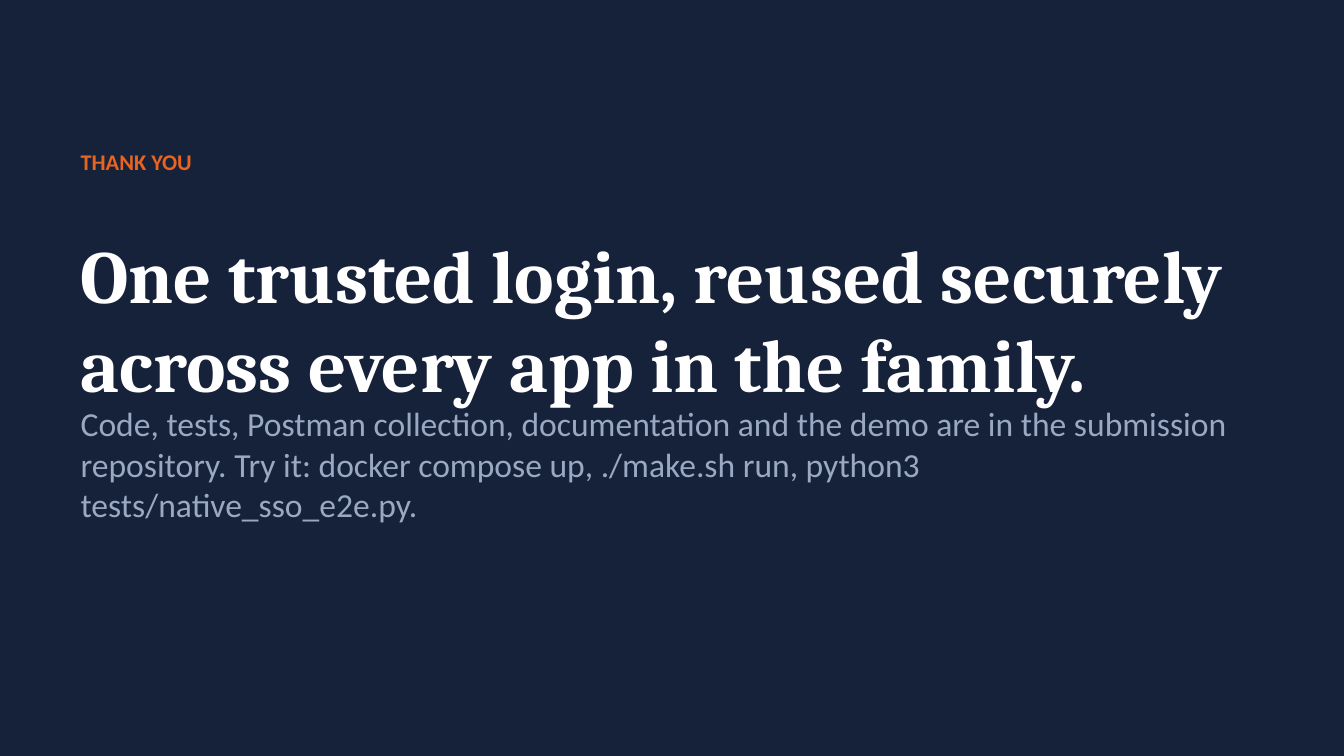
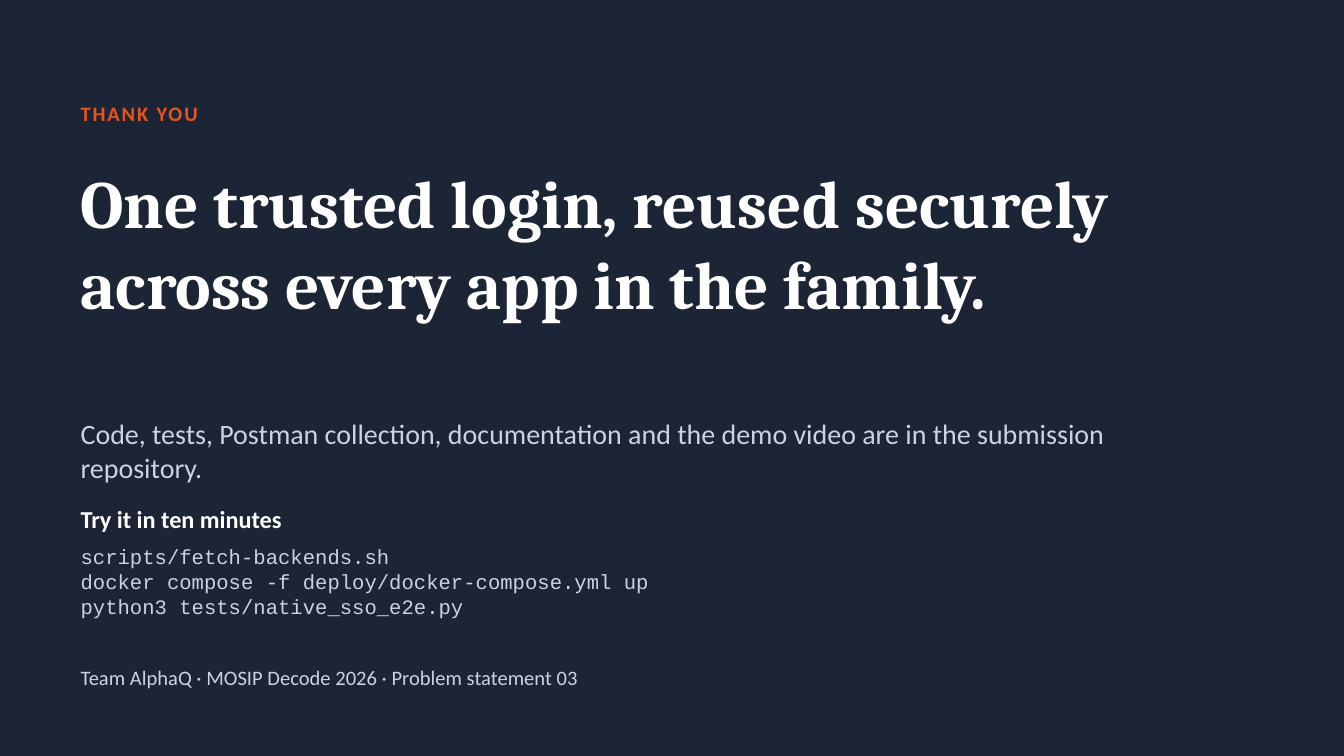
Before and after one commit to DevAnuragT/mosip-decode-2026-native-sso, a slide deck: slide 13 of docs/pitch-deck.pptx. Drawn at 1344x756 pixels with LibreOffice and Linux fonts; fonts in the diff are those of the drawing. Boxes give left, top, right and bottom in pixels: in the first picture for what was removed or moved away, otherwise in the second. Text is boxed around its words. In the diff, an @@ line names an element or a change of style, - is before the commit and + after.

```diff
--- a/docs/pitch-deck.pptx
+++ b/docs/pitch-deck.pptx
@@ background #16213A to #1B2535 @@
@@ text "THANK YOU": place and size @@
-text "THANK YOU" at <box>81,155,192,170</box>
+text "THANK YOU" at <box>81,107,198,121</box>
@@ text "THANK YOU" at <box>81,107,198,121</box>: size 12 to 11 pt, text colour #E9641E to #E8541E, letter spacing 0 to 1 pt @@
@@ text "One trusted login, reused securely ...": place and size @@
-text "One trusted login, reused securely ..." at <box>81,251,1223,408</box>
+text "One trusted login, reused securely ..." at <box>81,181,1109,323</box>
@@ text "One trusted login, reused securely ..." at <box>81,181,1109,323</box>: size 40 to 36 pt @@
@@ text at <box>81,424,1104,483</box>: text changed; size 18 to 15 pt; text colour #9AA8C2 to #C9D3E3 @@
-Code, tests, Postman collection, documentation and the demo are in the submission repository. Try it: docker compose up, ./make.sh run, python3 tests/native_sso_e2e.py.
+Code, tests, Postman collection, documentation and the demo video are in the submission repository.
@@ text added at <box>81,511,282,532</box>, 13 pt, text #FFFFFF, bold @@
+Try it in ten minutes
@@ text added at <box>81,550,649,619</box>, 11 pt, text #C9D3E3 @@
+scripts/fetch-backends.sh
+docker compose -f deploy/docker-compose.yml up
+python3 tests/native_sso_e2e.py
@@ text added at <box>81,670,578,689</box>, 11 pt, text #C9D3E3 @@
+Team AlphaQ · MOSIP Decode 2026 · Problem statement 03
```
Also in this commit, not shown: 12 other slides changed, 5 other files.
